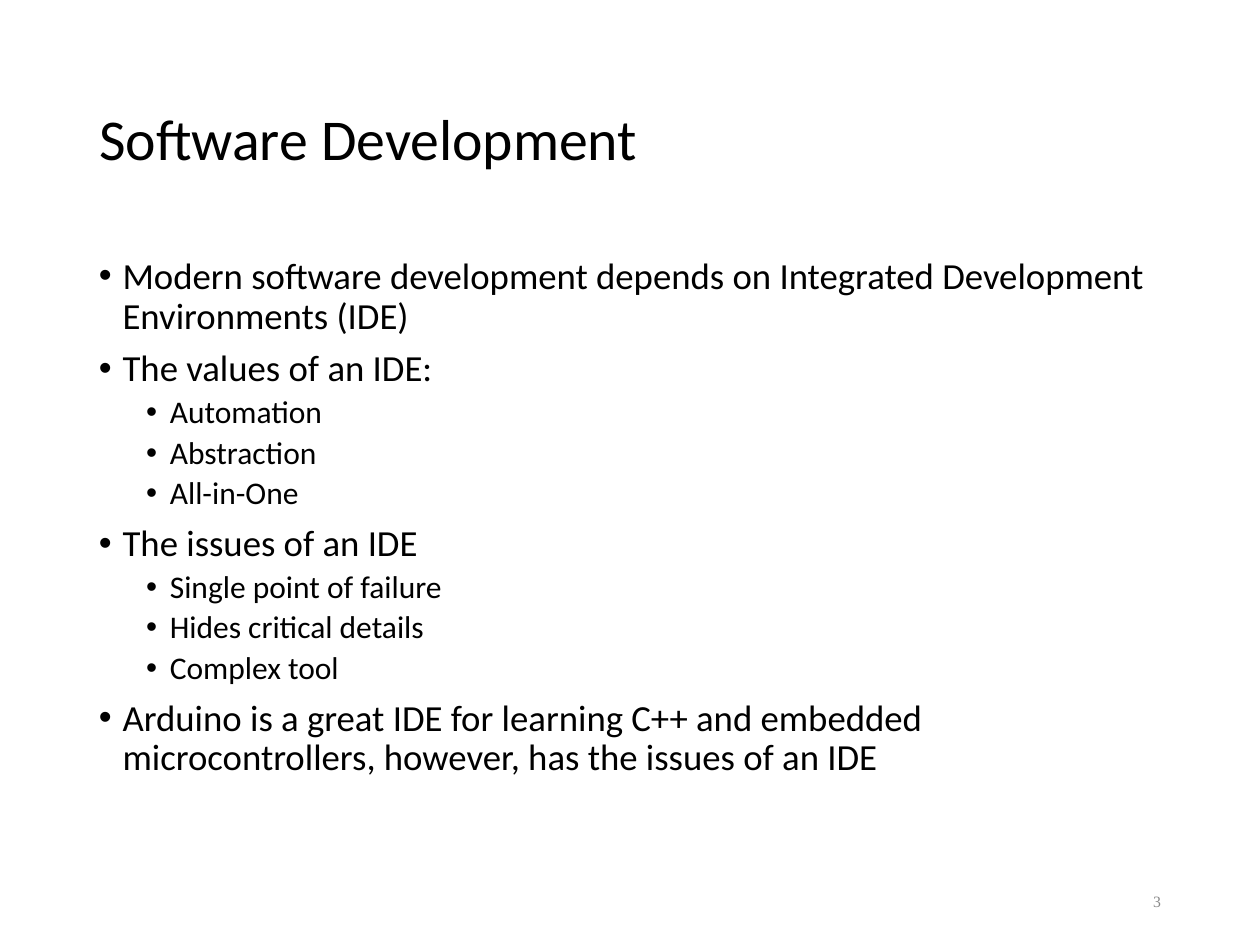
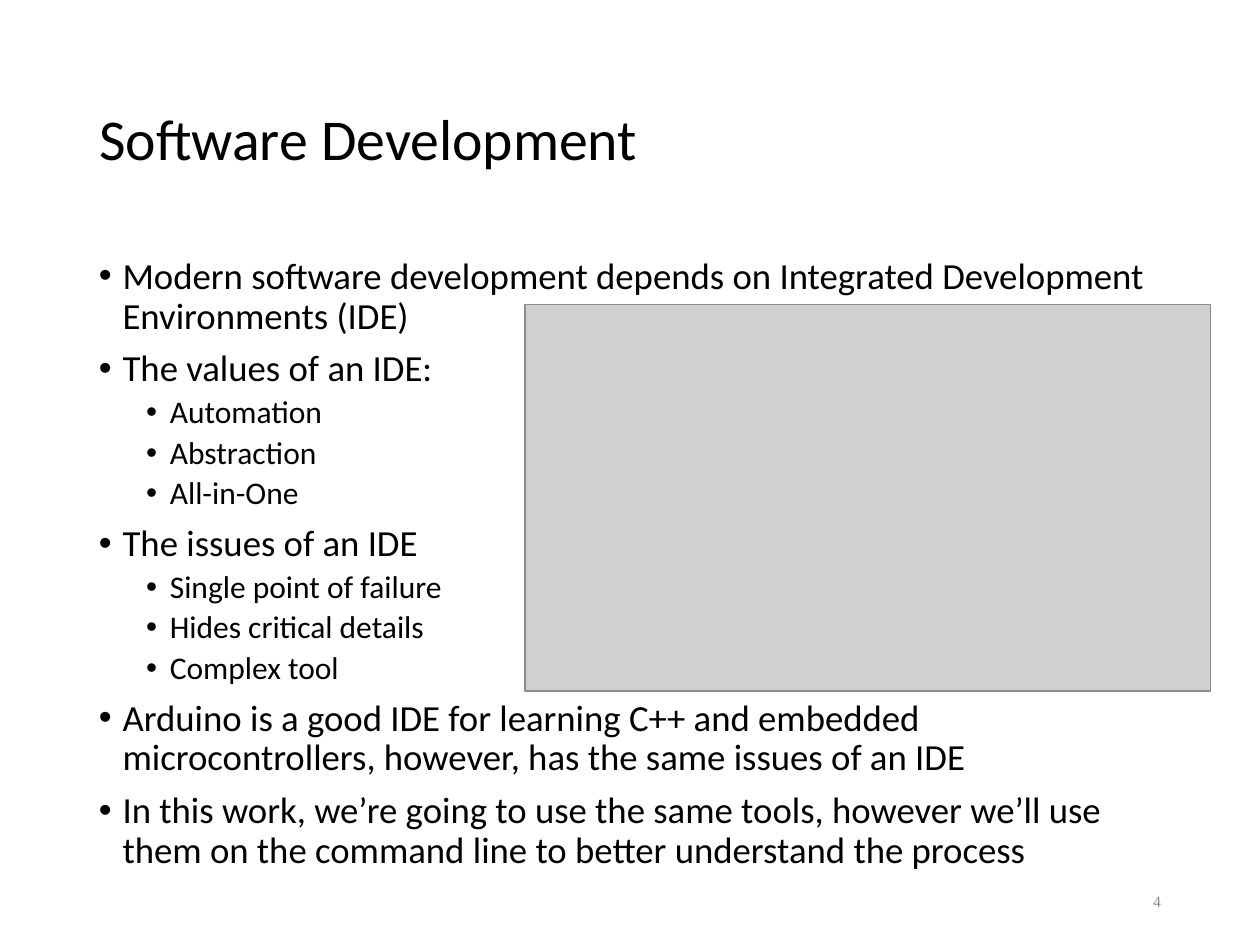
Before and after one commit to lkoepsel/Labs_10C_Class, a slide deck: slide 4 of lec1bIntro.ppt (slide 3 before the commit). Drawn at 1260x945 pixels with LibreOffice and Linux fonts; fonts in the diff are those of the drawing; grey boxes stand for pictures. Boxes give left, top, right and bottom in pixels: in the first picture for what was removed or moved away, otherwise in the second. Text is boxed around its words. In the diff, an @@ line names an element or a change of style, - is before the commit and + after.

```diff
--- a/lec1bIntro.ppt
+++ b/lec1bIntro.ppt
@@ picture added at (525, 305, 1211, 692) @@
@@ text at (123, 705, 1101, 869): text changed @@
-• Arduino is a great IDE for learning C++ and embedded microcontrollers, however, has the issues of an IDE
+• Arduino is a good IDE for learning C++ and embedded microcontrollers, however, has the same issues of an IDE
+• In this work, we’re going to use the same tools, however we’ll use them on the command line to better understand the process
@@ page number at (1153, 897, 1161, 907): text changed @@
-3
+4
```
Also in this commit, not shown: 2 other slides changed, 1 slide added, 23 other files.
